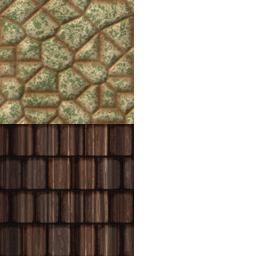
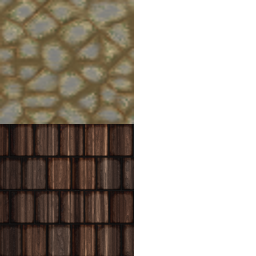
Comparing the layer stacks of the two 256 x 256 images. Changes:
painted on "Background" (1st of 2) over [0, 0, 134, 124]
painted on "Background" (2nd of 2) over [0, 0, 134, 124]
